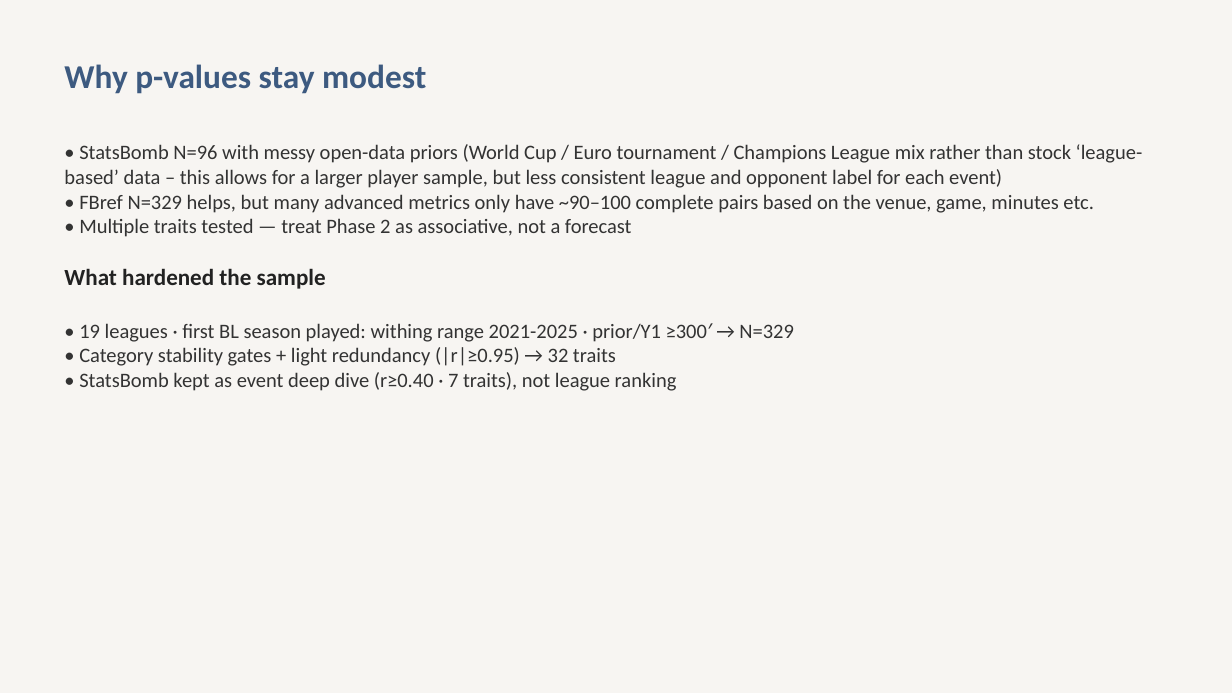
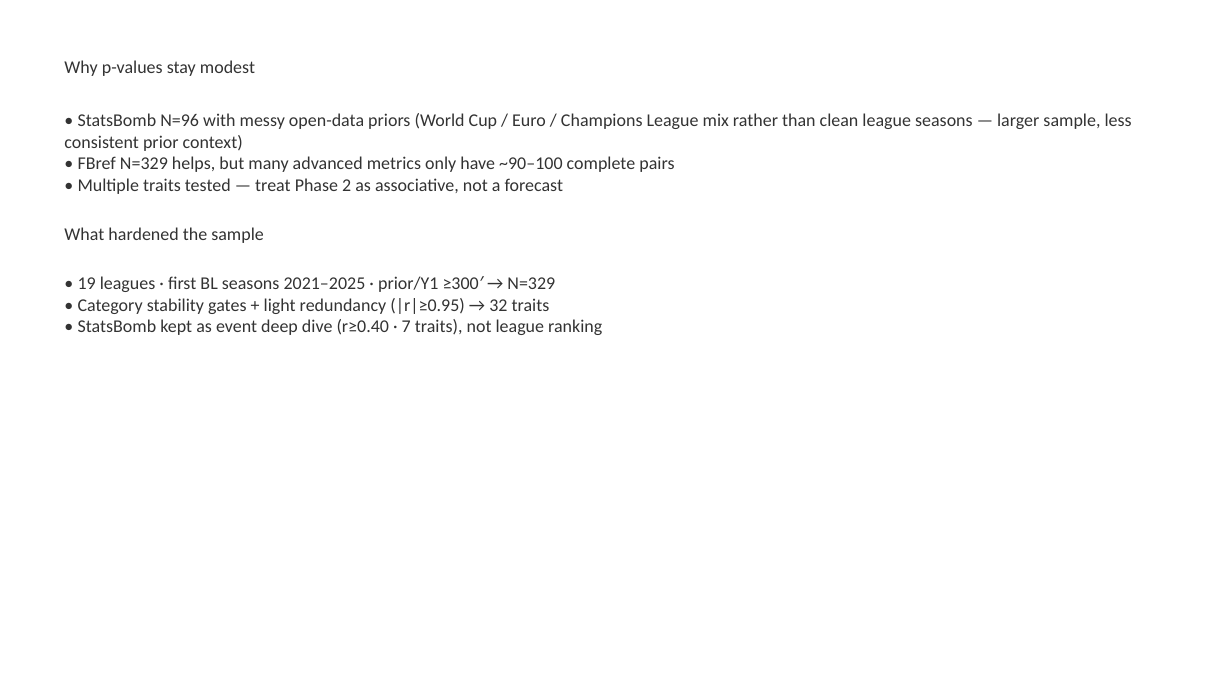
Before and after one commit to colbymorris08/bundesliga-transfer-traits, a slide deck: slide 19 of bundesliga_transfer_traits.pptx. Drawn at 1232x693 pixels with LibreOffice and Linux fonts; fonts in the diff are those of the drawing. Boxes give left, top, right and bottom in pixels: in the first picture for what was removed or moved away, otherwise in the second. Text is boxed around its words. In the diff, an @@ line names an element or a change of style, - is before the commit and + after.

```diff
--- a/bundesliga_transfer_traits.pptx
+++ b/bundesliga_transfer_traits.pptx
@@ rectangle removed at <box>0,0,1232,693</box> @@
@@ text at <box>64,60,602,335</box>: size 26 to 14 pt, text colour #3D5A80 to #333333 in "Why p-values stay modest"; bold off in "Why p-values stay modest", "What hardened the sample"; size 16 to 14 pt in "• Multiple traits tested — treat Phase ...", "• Category stability gates + light redundancy ...", "• StatsBomb kept as event deep dive ..."; size 18 to 14 pt, text colour #222222 to #333333 in "What hardened the sample" @@
@@ text at <box>64,113,1132,172</box>: text changed; size 16 to 14 pt @@
-• StatsBomb N=96 with messy open-data priors (World Cup / Euro tournament / Champions League mix rather than stock ‘league-based’ data – this allows for a larger player sample, but less consistent league and opponent label for each event)
-• FBref N=329 helps, but many advanced metrics only have ~90–100 complete pairs based on the venue, game, minutes etc.
+• StatsBomb N=96 with messy open-data priors (World Cup / Euro / Champions League mix rather than clean league seasons — larger sample, less consistent prior context)
+• FBref N=329 helps, but many advanced metrics only have ~90–100 complete pairs
@@ text at <box>78,276,555,292</box>: text changed; size 16 to 14 pt @@
-• 19 leagues · first BL season played: withing range 2021-2025 · prior/Y1 ≥300′ → N=329
+• 19 leagues · first BL seasons 2021–2025 · prior/Y1 ≥300′ → N=329
```
Also in this commit, not shown: 11 other slides changed.
